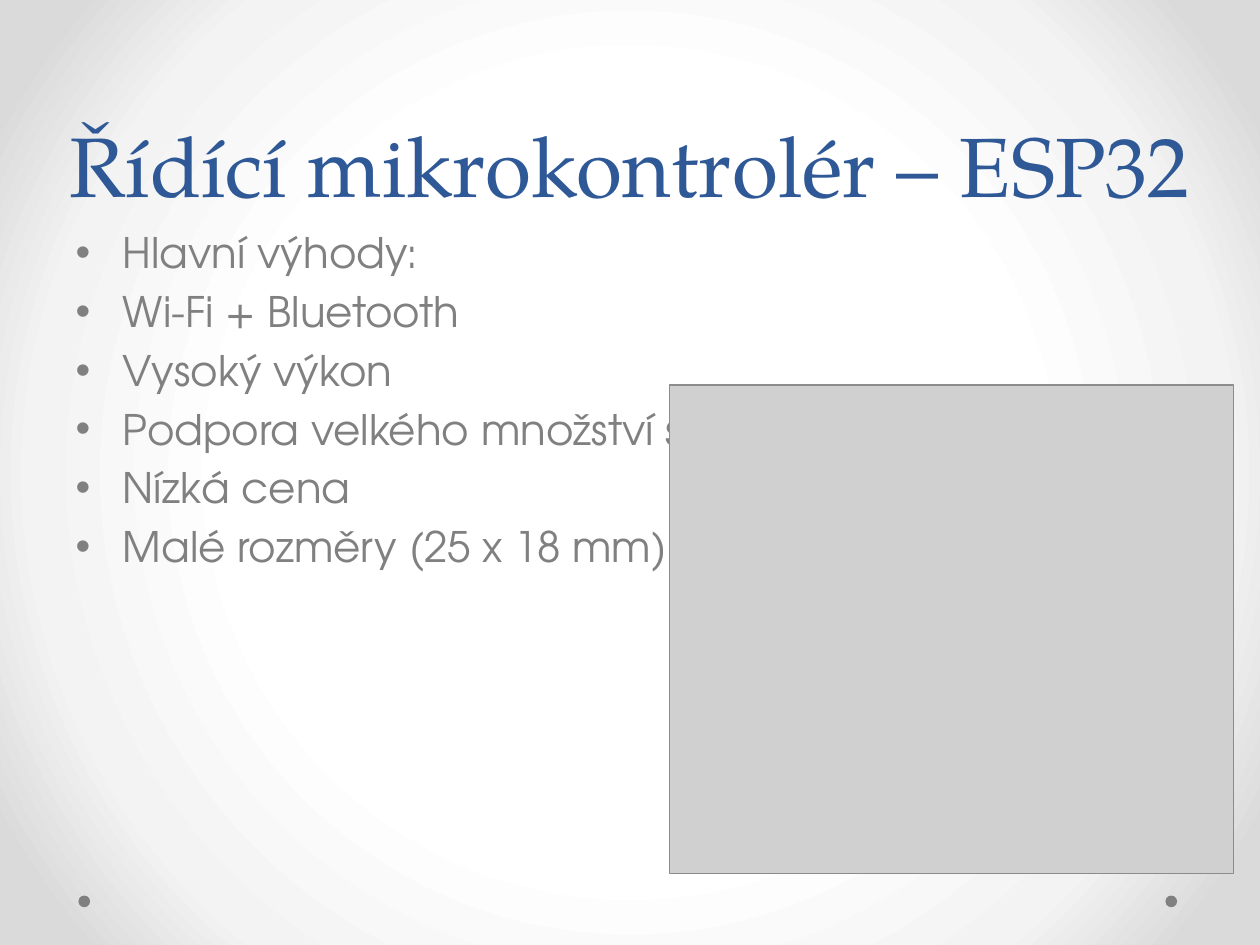
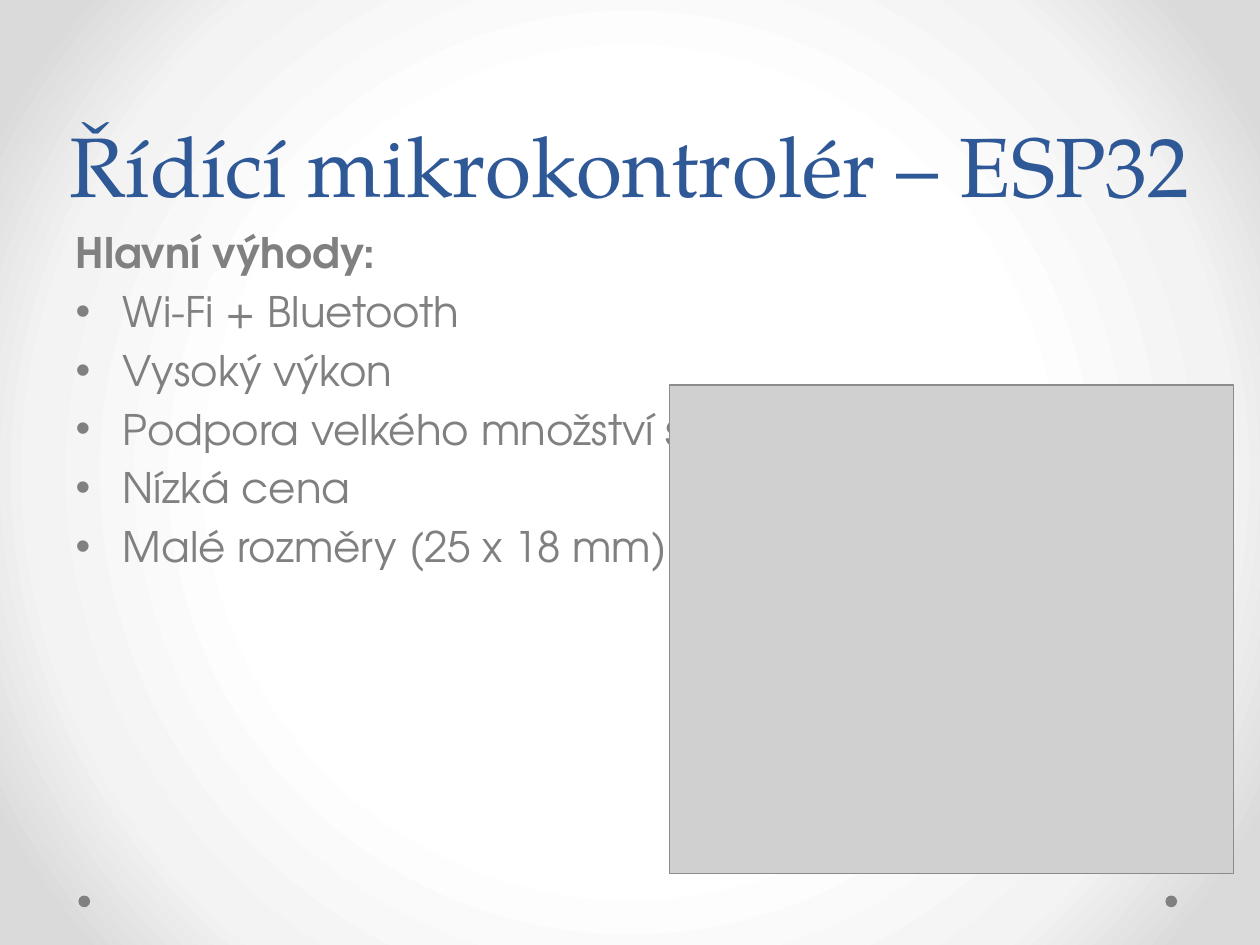
Before and after one commit to mkousal/SmartHotGlue, a slide deck: slide 5 of Dlouhodobá maturitní práce.pptx. Drawn at 1260x945 pixels with LibreOffice and Linux fonts; fonts in the diff are those of the drawing; grey boxes stand for pictures. Boxes give left, top, right and bottom in pixels: in the first picture for what was removed or moved away, otherwise in the second. Text is boxed around its words. In the diff, an @@ line names an element or a change of style, - is before the commit and + after.

Commit message:
Fix mistake in presentation

```diff
--- a/Dlouhodobá maturitní práce.pptx
+++ b/Dlouhodobá maturitní práce.pptx
@@ text at <box>76,234,376,276</box>: bold on in "Hlavní výhody:"; bullet • to none @@
```
Also in this commit, not shown: 1 other file.
